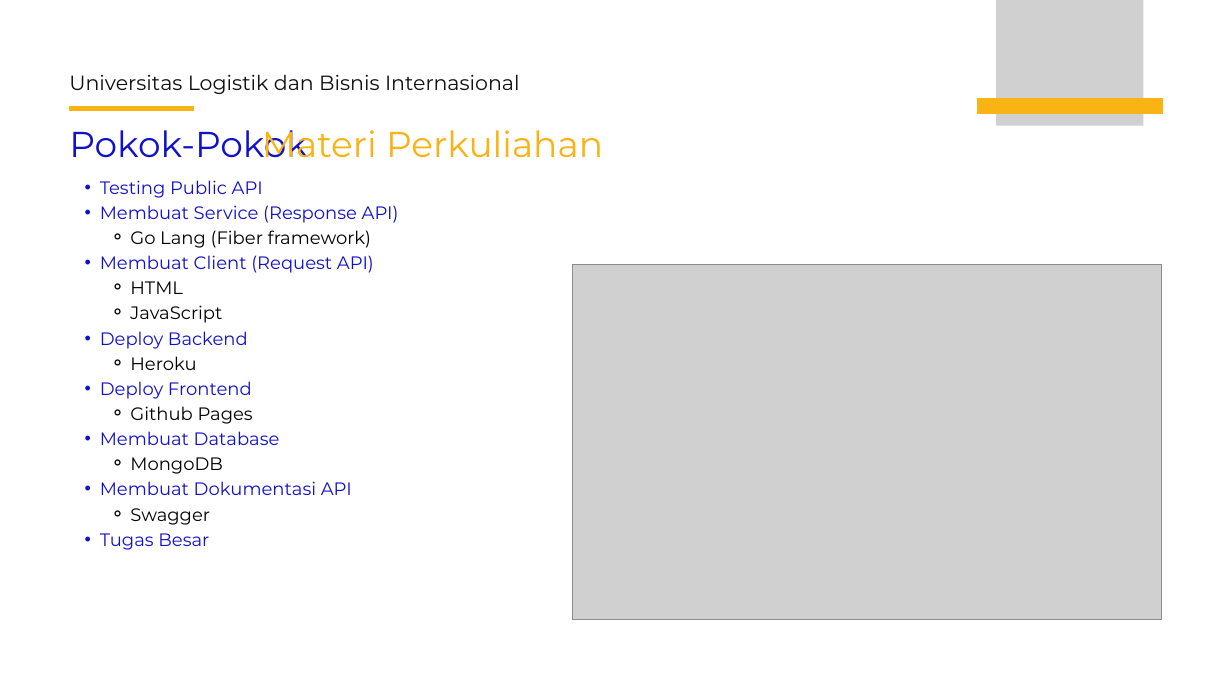
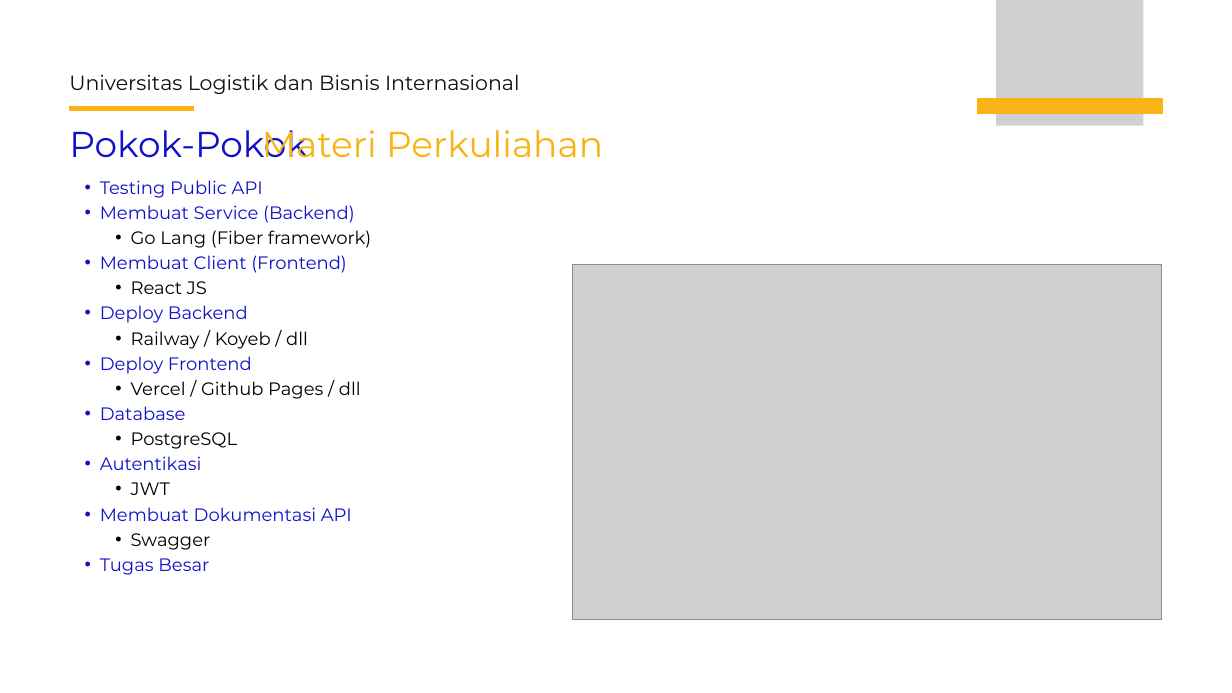
Before and after one commit to indrariksa/PemrogramanIII_2026, a slide deck: slide 6 of Week01/Pertemuan 1.pptx. Drawn at 1232x693 pixels with LibreOffice and Linux fonts; fonts in the diff are those of the drawing; grey boxes stand for pictures. Boxes give left, top, right and bottom in pixels: in the first picture for what was removed or moved away, otherwise in the second. Text is boxed around its words. In the diff, an @@ line names an element or a change of style, - is before the commit and + after.

```diff
--- a/Week01/Pertemuan 1.pptx
+++ b/Week01/Pertemuan 1.pptx
@@ text at box(100, 205, 355, 223): text changed @@
-  • Membuat Service (Response API)
+  • Membuat Service (Backend)
@@ text at box(131, 230, 371, 550): bullet ⚬ to • @@
@@ text at box(100, 255, 347, 294): text changed @@
-  • Membuat Client (Request API)
-    ⚬ HTML
-    ⚬ JavaScript
+  • Membuat Client (Frontend)
+    • React JS
@@ text at box(131, 331, 308, 349): text changed @@
-    ⚬ Heroku
+    • Railway / Koyeb / dll
@@ text at box(100, 381, 361, 495): text changed @@
-    ⚬ Github Pages
-  • Membuat Database
-    ⚬ MongoDB
+    • Vercel / Github Pages / dll
+  • Database
+    • PostgreSQL
+  • Autentikasi
+    • JWT
```
Also in this commit, not shown: 6 other slides changed, 4 other files.
